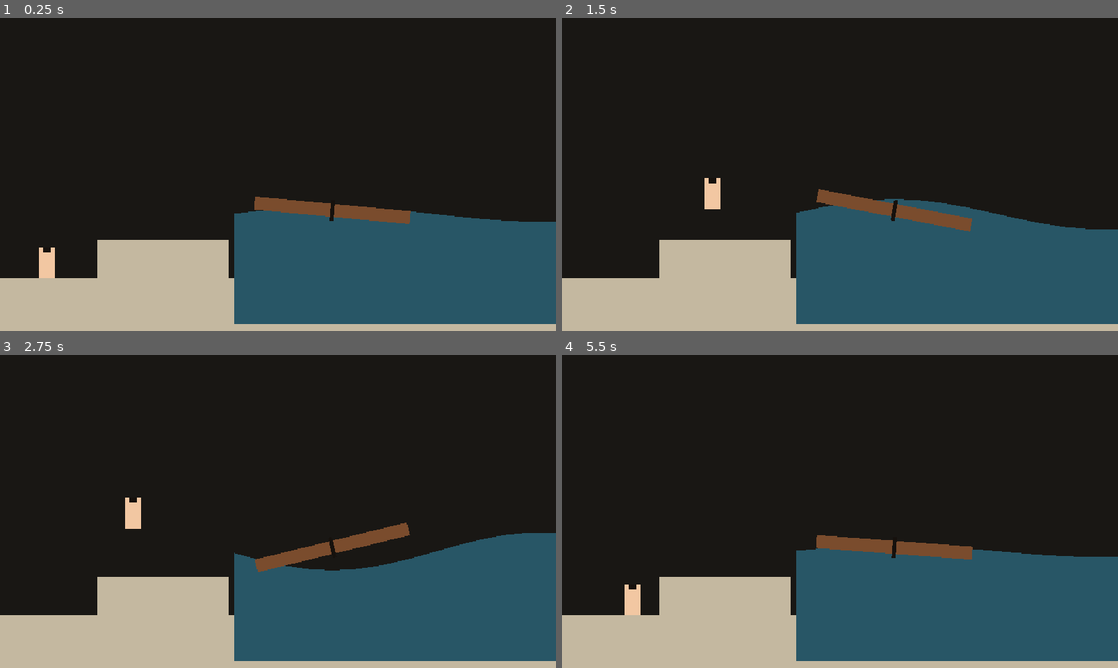
Above: before the commit, frames 1-4 (two rows, left to right).
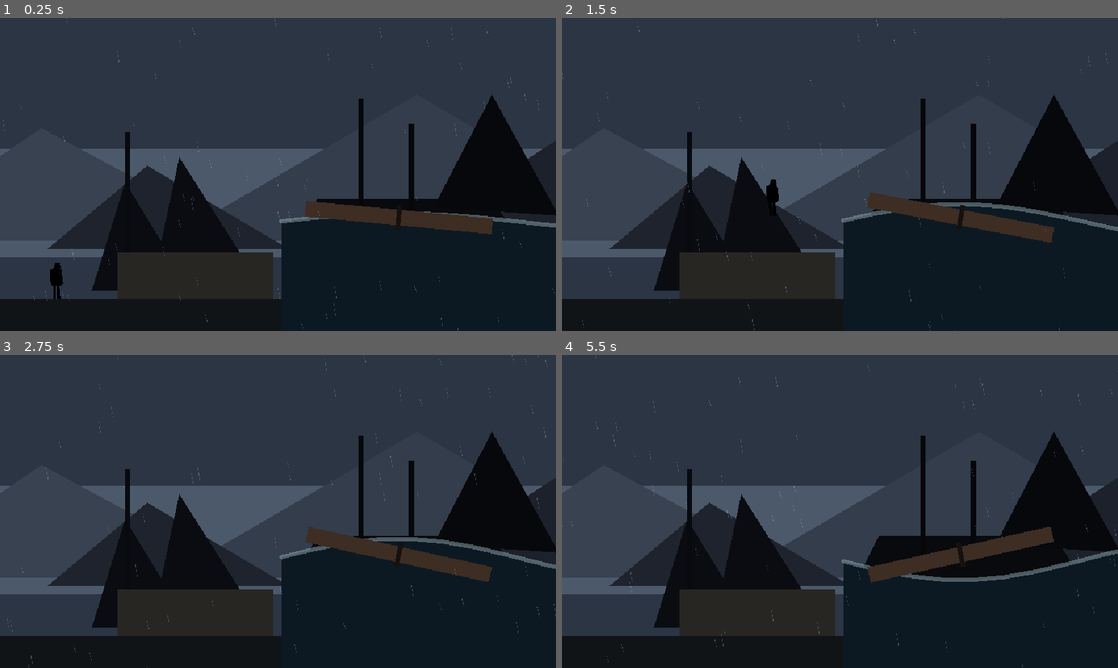
Above: after the commit, the same moments.

Repository: Tomcat11111111/ichigo
Game: Godot game, scene res://scenes/mechanic_sandbox/mechanic_sandbox.tscn
The game is run twice, just before and just after one commit, with the same random seed, the same clock (stepped at 60 frames per second) and the same inputs.
Inputs:
- Up to frame 1 (0.25 s): no input
- Up to frame 2 (1.5 s): tap Enter at 0.5 s; hold Shift (sprint, bound only after the commit) 0.53-1.28 s; hold D (move_right) from 0.53 s (still down); tap Space (jump) at 0.77, 0.8, 1.07, 1.35 s
- Up to frame 3 (2.75 s): tap Space (jump) at 1.52, 1.82, 2.3 s; tap Shift (sprint, bound only after the commit) at 1.55 s; release D (move_right) at 2.03 s; hold A (move_left) from 2.03 s (still down); hold Shift (sprint, bound only after the commit) from 2.03 s (still down)
- Up to frame 4 (5.5 s): release A (move_left) at 2.78 s; release Shift (sprint, bound only after the commit) at 2.78 s; hold D (move_right) 2.78-4.28 s; tap Shift (sprint, bound only after the commit) at 2.85, 4.35 s; tap Space (jump) at 3.02, 3.32, 3.6, 3.77, 4.07, 4.52, 4.82, 5.3 s; hold A (move_left) 4.28-5.03 s; hold D (move_right) from 5.03 s (still down); hold Shift (sprint, bound only after the commit) from 5.03 s (still down)

The runs differ from the first frame. In frame 1, 91% of the frame differs, in the area x 0-100%, y 0-100%; in frame 2, 91%; in frame 3, 92%; in frame 4, 91%.

Commit message:
third

Diff:
--- a/scenes/mechanic_sandbox/deck.gd
+++ b/scenes/mechanic_sandbox/deck.gd
@@ -5,7 +5,13 @@
 const PERIOD := 4.0
 const MAX_ANGLE := deg_to_rad(15.0)
 
+@export var phase_offset := 0.0
+
 var phase := 0.0
+
+
+func _ready() -> void:
+	phase = phase_offset
 
 
 func _physics_process(delta: float) -> void:
--- /dev/null
+++ b/scenes/mechanic_sandbox/distant_layer.gd
@@ -0,0 +1,20 @@
+extends Node2D
+
+@export var camera_path: NodePath
+# Share of camera motion this layer keeps. 1 stays locked to the level.
+@export var follow := 0.3
+
+var _camera: Camera2D
+var _base_x := 0.0
+var _start_cam_x := 0.0
+
+
+func _ready() -> void:
+	_camera = get_node(camera_path) as Camera2D
+	_base_x = global_position.x
+	_start_cam_x = _camera.global_position.x
+
+
+func _process(_delta: float) -> void:
+	var dx := _camera.global_position.x - _start_cam_x
+	global_position.x = _base_x + dx * (1.0 - follow)
--- a/scenes/mechanic_sandbox/mechanic_sandbox.tscn
+++ b/scenes/mechanic_sandbox/mechanic_sandbox.tscn
@@ -1,8 +1,10 @@
-[gd_scene load_steps=8 format=3]
+[gd_scene load_steps=10 format=3]
 
 [ext_resource type="Script" path="res://scenes/mechanic_sandbox/deck.gd" id="1_deck"]
 [ext_resource type="Script" path="res://scenes/mechanic_sandbox/player.gd" id="2_player"]
 [ext_resource type="Script" path="res://scenes/mechanic_sandbox/sea.gd" id="3_sea"]
+[ext_resource type="Script" path="res://scenes/mechanic_sandbox/distant_layer.gd" id="4_distant"]
+[ext_resource type="Script" path="res://scenes/mechanic_sandbox/rain.gd" id="5_rain"]
 
 [sub_resource type="RectangleShape2D" id="RectangleShape2D_ground"]
 size = Vector2(1800, 150)
@@ -20,17 +22,121 @@
 
 [node name="Camera2D" type="Camera2D" parent="."]
 position = Vector2(800, 581.25)
-zoom = Vector2(0.6, 0.6)
-
-[node name="Background" type="Polygon2D" parent="."]
-color = Color(0.09803922, 0.09019608, 0.07843138, 1)
-polygon = PackedVector2Array(-40, 80, 1840, 80, 1840, 1100, -40, 1100)
+zoom = Vector2(0.72, 0.72)
+
+[node name="Sky" type="Polygon2D" parent="."]
+color = Color(0.17, 0.21, 0.27, 1)
+polygon = PackedVector2Array(-400, -200, 4600, -200, 4600, 1100, -400, 1100)
+
+[node name="Horizon" type="Polygon2D" parent="."]
+color = Color(0.3, 0.35, 0.42, 1)
+polygon = PackedVector2Array(-400, 520, 4600, 520, 4600, 780, -400, 780)
+
+[node name="Mountains" type="Node2D" parent="."]
+script = ExtResource("4_distant")
+camera_path = NodePath("../Camera2D")
+follow = 0.25
+
+[node name="Peak1" type="Polygon2D" parent="Mountains"]
+color = Color(0.22, 0.26, 0.32, 1)
+polygon = PackedVector2Array(-200, 740, 200, 470, 700, 740)
+
+[node name="Peak2" type="Polygon2D" parent="Mountains"]
+color = Color(0.2, 0.24, 0.3, 1)
+polygon = PackedVector2Array(500, 740, 1100, 390, 1700, 740)
+
+[node name="Peak3" type="Polygon2D" parent="Mountains"]
+color = Color(0.23, 0.27, 0.33, 1)
+polygon = PackedVector2Array(1500, 740, 2100, 440, 2700, 740)
+
+[node name="Peak4" type="Polygon2D" parent="Mountains"]
+color = Color(0.2, 0.24, 0.3, 1)
+polygon = PackedVector2Array(2400, 740, 3100, 360, 3800, 740)
+
+[node name="Peak5" type="Polygon2D" parent="Mountains"]
+color = Color(0.22, 0.26, 0.32, 1)
+polygon = PackedVector2Array(3500, 740, 4100, 480, 4700, 740)
+
+[node name="FarWrecks" type="Node2D" parent="."]
+script = ExtResource("4_distant")
+camera_path = NodePath("../Camera2D")
+follow = 0.5
+
+[node name="HullA" type="Polygon2D" parent="FarWrecks"]
+color = Color(0.12, 0.14, 0.18, 1)
+polygon = PackedVector2Array(180, 760, 420, 560, 760, 760)
+
+[node name="HullB" type="Polygon2D" parent="FarWrecks"]
+color = Color(0.11, 0.13, 0.17, 1)
+polygon = PackedVector2Array(980, 770, 1400, 500, 1860, 770)
+
+[node name="HullC" type="Polygon2D" parent="FarWrecks"]
+color = Color(0.12, 0.14, 0.18, 1)
+polygon = PackedVector2Array(2100, 770, 2580, 470, 3100, 770)
+
+[node name="HullD" type="Polygon2D" parent="FarWrecks"]
+color = Color(0.11, 0.13, 0.17, 1)
+polygon = PackedVector2Array(3200, 770, 3600, 520, 4080, 770)
+
+[node name="Wrecks" type="Node2D" parent="."]
+
+[node name="LeftRuin" type="Polygon2D" parent="Wrecks"]
+color = Color(0.04, 0.05, 0.07, 1)
+polygon = PackedVector2Array(220, 860, 300, 600, 460, 860)
+
+[node name="LeftPost" type="Polygon2D" parent="Wrecks"]
+color = Color(0.03, 0.04, 0.06, 1)
+polygon = PackedVector2Array(300, 860, 312, 860, 312, 480, 300, 480)
+
+[node name="LeftMass" type="Polygon2D" parent="Wrecks"]
+color = Color(0.04, 0.05, 0.07, 1)
+polygon = PackedVector2Array(360, 870, 430, 540, 640, 870)
+
+[node name="Pier" type="Polygon2D" parent="Wrecks"]
+color = Color(0.035, 0.04, 0.055, 1)
+polygon = PackedVector2Array(700, 760, 760, 640, 1180, 640, 1260, 760)
+
+[node name="PierPeak" type="Polygon2D" parent="Wrecks"]
+color = Color(0.03, 0.035, 0.05, 1)
+polygon = PackedVector2Array(1040, 660, 1180, 390, 1340, 680)
+
+[node name="PileA" type="Polygon2D" parent="Wrecks"]
+color = Color(0.025, 0.03, 0.04, 1)
+polygon = PackedVector2Array(860, 700, 872, 700, 872, 400, 860, 400)
+
+[node name="PileB" type="Polygon2D" parent="Wrecks"]
+color = Color(0.025, 0.03, 0.04, 1)
+polygon = PackedVector2Array(980, 690, 994, 690, 994, 460, 980, 460)
+
+[node name="Hull" type="Polygon2D" parent="Wrecks"]
+color = Color(0.03, 0.035, 0.05, 1)
+polygon = PackedVector2Array(1360, 760, 1480, 640, 1680, 620, 1840, 280, 1980, 460, 2040, 760)
+
+[node name="HullPost" type="Polygon2D" parent="Wrecks"]
+color = Color(0.025, 0.03, 0.04, 1)
+polygon = PackedVector2Array(1768, 520, 1782, 520, 1782, 250, 1768, 250)
+
+[node name="Collapse" type="Polygon2D" parent="Wrecks"]
+color = Color(0.035, 0.04, 0.055, 1)
+polygon = PackedVector2Array(2060, 760, 2160, 560, 2460, 520, 2620, 760)
+
+[node name="CollapsePeak" type="Polygon2D" parent="Wrecks"]
+color = Color(0.03, 0.035, 0.05, 1)
+polygon = PackedVector2Array(2320, 560, 2480, 340, 2640, 620)
+
+[node name="Stern" type="Polygon2D" parent="Wrecks"]
+color = Color(0.035, 0.04, 0.055, 1)
+polygon = PackedVector2Array(2860, 760, 2960, 640, 3320, 640, 3420, 760)
+
+[node name="SternPeak" type="Polygon2D" parent="Wrecks"]
+color = Color(0.03, 0.035, 0.05, 1)
+polygon = PackedVector2Array(3000, 650, 3160, 280, 3320, 650)
 
 [node name="Ground" type="StaticBody2D" parent="."]
 position = Vector2(900, 956.25)
 
 [node name="Polygon2D" type="Polygon2D" parent="Ground"]
-color = Color(0.76862746, 0.72156864, 0.627451, 1)
+color = Color(0.07, 0.08, 0.09, 1)
 polygon = PackedVector2Array(-900, -75, 900, -75, 900, 75, -900, 75)
 
 [node name="CollisionShape2D" type="CollisionShape2D" parent="Ground"]
@@ -40,7 +146,7 @@
 position = Vector2(468.75, 825)
 
 [node name="Polygon2D" type="Polygon2D" parent="Platform"]
-color = Color(0.76862746, 0.72156864, 0.627451, 1)
+color = Color(0.16, 0.15, 0.14, 1)
 polygon = PackedVector2Array(-187.5, -56.25, 187.5, -56.25, 187.5, 56.25, -187.5, 56.25)
 
 [node name="CollisionShape2D" type="CollisionShape2D" parent="Platform"]
@@ -50,13 +156,20 @@
 script = ExtResource("3_sea")
 deck_path = NodePath("../Deck")
 
+[node name="Crest" type="Line2D" parent="Sea"]
+width = 10.0
+default_color = Color(0.62, 0.72, 0.74, 0.45)
+joint_mode = 2
+begin_cap_mode = 2
+end_cap_mode = 2
+
 [node name="Deck" type="AnimatableBody2D" parent="."]
 position = Vector2(956.25, 684.375)
 sync_to_physics = true
 script = ExtResource("1_deck")
 
 [node name="Polygon2D" type="Polygon2D" parent="Deck"]
-color = Color(0.47843137, 0.29803923, 0.1764706, 1)
+color = Color(0.24, 0.18, 0.14, 1)
 polygon = PackedVector2Array(-225, -18.75, 225, -18.75, 225, 18.75, -225, 18.75)
 
 [node name="Pivot" type="Polygon2D" parent="Deck"]
@@ -65,6 +178,60 @@
 
 [node name="CollisionShape2D" type="CollisionShape2D" parent="Deck"]
 shape = SubResource("RectangleShape2D_deck")
+
+[node name="Deck2" type="AnimatableBody2D" parent="."]
+position = Vector2(1586.25, 684.375)
+sync_to_physics = true
+script = ExtResource("1_deck")
+phase_offset = 3.141592653589793
+
+[node name="Polygon2D" type="Polygon2D" parent="Deck2"]
+color = Color(0.24, 0.18, 0.14, 1)
+polygon = PackedVector2Array(-225, -18.75, 225, -18.75, 225, 18.75, -225, 18.75)
+
+[node name="Pivot" type="Polygon2D" parent="Deck2"]
+color = Color(0.08627451, 0.06666667, 0.050980393, 1)
+polygon = PackedVector2Array(-5.625, -30, 5.625, -30, 5.625, 30, -5.625, 30)
+
+[node name="CollisionShape2D" type="CollisionShape2D" parent="Deck2"]
+shape = SubResource("RectangleShape2D_deck")
+
+[node name="Deck3" type="AnimatableBody2D" parent="."]
+position = Vector2(2306.25, 684.375)
+sync_to_physics = true
+script = ExtResource("1_deck")
+
+[node name="Polygon2D" type="Polygon2D" parent="Deck3"]
+color = Color(0.24, 0.18, 0.14, 1)
+polygon = PackedVector2Array(-225, -18.75, 225, -18.75, 225, 18.75, -225, 18.75)
+
+[node name="Pivot" type="Polygon2D" parent="Deck3"]
+color = Color(0.08627451, 0.06666667, 0.050980393, 1)
+polygon = PackedVector2Array(-5.625, -30, 5.625, -30, 5.625, 30, -5.625, 30)
+
+[node name="CollisionShape2D" type="CollisionShape2D" parent="Deck3"]
+shape = SubResource("RectangleShape2D_deck")
+
+[node name="Deck4" type="AnimatableBody2D" parent="."]
+position = Vector2(3116.25, 684.375)
+sync_to_physics = true
+script = ExtResource("1_deck")
+phase_offset = 3.141592653589793
+
+[node name="Polygon2D" type="Polygon2D" parent="Deck4"]
+color = Color(0.24, 0.18, 0.14, 1)
+polygon = PackedVector2Array(-225, -18.75, 225, -18.75, 225, 18.75, -225, 18.75)
+
+[node name="Pivot" type="Polygon2D" parent="Deck4"]
+color = Color(0.08627451, 0.06666667, 0.050980393, 1)
+polygon = PackedVector2Array(-5.625, -30, 5.625, -30, 5.625, 30, -5.625, 30)
+
+[node name="CollisionShape2D" type="CollisionShape2D" parent="Deck4"]
+shape = SubResource("RectangleShape2D_deck")
+
+[node name="Rain" type="Node2D" parent="."]
+script = ExtResource("5_rain")
+camera_path = NodePath("../Camera2D")
 
 [node name="Player" type="CharacterBody2D" parent="."]
 position = Vector2(135, 866.25)
@@ -72,13 +239,23 @@
 sea_path = NodePath("../Sea")
 camera_path = NodePath("../Camera2D")
 
-[node name="Body" type="Polygon2D" parent="Player"]
-color = Color(0.9490196, 0.78039217, 0.63529414, 1)
-polygon = PackedVector2Array(-22.5, -90, 22.5, -90, 22.5, 0, -22.5, 0)
-
-[node name="Up" type="Polygon2D" parent="Player"]
-color = Color(0.08627451, 0.06666667, 0.050980393, 1)
-polygon = PackedVector2Array(-11.25, -90, 11.25, -90, 11.25, -75, -11.25, -75)
+[node name="Visual" type="Node2D" parent="Player"]
+
+[node name="LegL" type="Polygon2D" parent="Player/Visual"]
+color = Color(0, 0, 0, 1)
+polygon = PackedVector2Array(-8, -36, -1, -36, -1, 0, -7, 0)
+
+[node name="LegR" type="Polygon2D" parent="Player/Visual"]
+color = Color(0, 0, 0, 1)
+polygon = PackedVector2Array(1, -36, 7, -36, 11, 0, 2, 0)
+
+[node name="Coat" type="Polygon2D" parent="Player/Visual"]
+color = Color(0, 0, 0, 1)
+polygon = PackedVector2Array(-14, -72, 12, -72, 16, -40, 11, -32, -10, -32, -15, -46)
+
+[node name="Head" type="Polygon2D" parent="Player/Visual"]
+color = Color(0, 0, 0, 1)
+polygon = PackedVector2Array(-7, -74, -2, -90, 8, -88, 11, -78, 7, -68, -6, -68, -9, -74)
 
 [node name="CollisionShape2D" type="CollisionShape2D" parent="Player"]
 position = Vector2(0, -45)
--- a/scenes/mechanic_sandbox/player.gd
+++ b/scenes/mechanic_sandbox/player.gd
@@ -4,12 +4,14 @@
 # enlarged deck and platforms stay reachable. Change only after a playtest.
 const LEVEL_SCALE := 90.0 / 48.0
 const SPEED := 180.0 * LEVEL_SCALE
+# The design doc binds no sprint cap. 300 px/s is the previous sandbox value.
+const SPRINT_SPEED := 300.0 * LEVEL_SCALE
 const JUMP_SPEED := 420.0 * LEVEL_SCALE
 const GRAVITY := 1200.0 * LEVEL_SCALE
 const SLIDE_ANGLE := deg_to_rad(12.0)
 const FLOOR_BIAS := 40.0 * LEVEL_SCALE
 const LEVEL_LEFT := 0.0
-const LEVEL_RIGHT := 1800.0
+const LEVEL_RIGHT := 3760.0
 # Top of the 90px body rectangle. Feet stay at the origin.
 const HEAD_LOCAL := Vector2(0, -90)
 const Sea := preload("res://scenes/mechanic_sandbox/sea.gd")
@@ -20,11 +22,13 @@
 var _slide_speed := 0.0
 var _sea: Sea
 var _camera: Camera2D
+var _visual: Node2D
 var _drowned := false
 
 
 func _ready() -> void:
 	floor_snap_length = 12.0 * LEVEL_SCALE
+	_visual = get_node_or_null("Visual") as Node2D
 	if not sea_path.is_empty():
 		_sea = get_node(sea_path) as Sea
 	if not camera_path.is_empty():
@@ -34,6 +38,7 @@
 	_bind_key(&"move_right", KEY_D)
 	_bind_key(&"move_right", KEY_RIGHT)
 	_bind_key(&"jump", KEY_SPACE)
+	_bind_key(&"sprint", KEY_SHIFT)
 
 
 func _physics_process(delta: float) -> void:
@@ -43,7 +48,7 @@
 
 	if jumping:
 		_slide_speed = 0.0
-		velocity = Vector2(input_x * SPEED, -JUMP_SPEED)
+		velocity = Vector2(input_x * _move_speed(), -JUMP_SPEED)
 		rotation = deck.rotation if deck != null else 0.0
 	elif deck != null:
 		rotation = deck.rotation
@@ -51,13 +56,14 @@
 	elif is_on_floor():
 		rotation = 0.0
 		_slide_speed = 0.0
-		velocity = Vector2(input_x * SPEED, 0.0)
+		velocity = Vector2(input_x * _move_speed(), 0.0)
 	else:
 		rotation = 0.0
 		_slide_speed = 0.0
-		velocity.x = input_x * SPEED
+		velocity.x = input_x * _move_speed()
 		velocity.y += GRAVITY * delta
 
+	_face(input_x)
 	move_and_slide()
 	_follow_player()
 	if _head_is_underwater():
@@ -67,7 +73,7 @@
 
 func _apply_deck_motion(surface_angle: float, input_x: float, delta: float) -> void:
 	var tangent := Vector2.RIGHT.rotated(surface_angle)
-	var control := tangent * input_x * SPEED
+	var control := tangent * input_x * _move_speed()
 	if abs(surface_angle) > SLIDE_ANGLE:
 		var downhill := tangent if tangent.dot(Vector2.DOWN) > 0.0 else -tangent
 		_slide_speed += GRAVITY * sin(abs(surface_angle)) * delta
@@ -76,6 +82,20 @@
 		_slide_speed = 0.0
 		velocity = control
 	velocity -= Vector2.UP.rotated(surface_angle) * FLOOR_BIAS
+
+
+func _face(input_x: float) -> void:
+	if _visual == null or input_x == 0.0:
+		return
+	var magnitude := absf(_visual.scale.x)
+	# Unflipped parts point to the right.
+	_visual.scale.x = magnitude if input_x > 0.0 else -magnitude
+
+
+func _move_speed() -> float:
+	if Input.is_action_pressed(&"sprint"):
+		return SPRINT_SPEED
+	return SPEED
 
 
 func _follow_player() -> void:
--- /dev/null
+++ b/scenes/mechanic_sandbox/rain.gd
@@ -0,0 +1,44 @@
+extends Node2D
+
+const DROP_COUNT := 90
+const VIEW_HALF := Vector2(760, 460)
+const FALL := 820.0
+const WIND := 160.0
+
+@export var camera_path: NodePath
+
+var _camera: Camera2D
+var _drops := PackedVector2Array()
+var _lengths := PackedFloat32Array()
+
+
+func _ready() -> void:
+	_camera = get_node(camera_path) as Camera2D
+	for _i in DROP_COUNT:
+		_drops.append(Vector2(
+			randf_range(-VIEW_HALF.x, VIEW_HALF.x),
+			randf_range(-VIEW_HALF.y, VIEW_HALF.y)
+		))
+		_lengths.append(randf_range(14.0, 32.0))
+
+
+func _process(delta: float) -> void:
+	global_position = _camera.global_position
+	for i in DROP_COUNT:
+		var drop := _drops[i]
+		drop.x += WIND * delta
+		drop.y += FALL * delta
+		if drop.y > VIEW_HALF.y:
+			drop.y = -VIEW_HALF.y
+			drop.x = randf_range(-VIEW_HALF.x, VIEW_HALF.x)
+		elif drop.x > VIEW_HALF.x:
+			drop.x = -VIEW_HALF.x
+		_drops[i] = drop
+	queue_redraw()
+
+
+func _draw() -> void:
+	var color := Color(0.72, 0.78, 0.82, 0.28)
+	for i in DROP_COUNT:
+		var drop := _drops[i]
+		draw_line(drop, drop + Vector2(5, _lengths[i]), color, 1.0)
--- a/scenes/mechanic_sandbox/sea.gd
+++ b/scenes/mechanic_sandbox/sea.gd
@@ -1,12 +1,12 @@
 extends Polygon2D
 
-# Same period and phase as the deck tilt. The deck itself no longer heaves;
-# WAVE_HEIGHT is only the drawn surface. Geometry, not ocean art.
-const SAMPLES := 16
+# Same period and phase as the deck tilt. The deck itself no longer heaves.
+# WAVE_HEIGHT only moves the drawn surface; it is not a feel parameter.
+const SAMPLES := 40
 const LEVEL_SCALE := 90.0 / 48.0
 const LEFT := 360.0 * LEVEL_SCALE
-const RIGHT := 960.0 * LEVEL_SCALE
-const BOTTOM := 540.0 * LEVEL_SCALE
+const RIGHT := 3760.0
+const BOTTOM := 1100.0
 const WAVE_LENGTH := 640.0 * LEVEL_SCALE
 const WATERLINE := 6.0 * LEVEL_SCALE
 const WAVE_HEIGHT := 32.0 * LEVEL_SCALE
@@ -15,11 +15,13 @@
 
 var _deck: Deck
 var _wave := 0.0
+var _crest: Line2D
 
 
 func _ready() -> void:
 	_deck = get_node(deck_path) as Deck
-	color = Color(0.16, 0.34, 0.4, 1)
+	_crest = get_node_or_null("Crest") as Line2D
+	color = Color(0.05, 0.1, 0.14, 1)
 	_rebuild()
 
 
@@ -38,10 +40,13 @@
 
 
 func _rebuild() -> void:
-	var points := PackedVector2Array()
+	var surface := PackedVector2Array()
 	for i in SAMPLES + 1:
 		var x := lerpf(LEFT, RIGHT, float(i) / SAMPLES)
-		points.append(Vector2(x, surface_y(x)))
+		surface.append(Vector2(x, surface_y(x)))
+	var points := surface.duplicate()
 	points.append(Vector2(RIGHT, BOTTOM))
 	points.append(Vector2(LEFT, BOTTOM))
 	polygon = points
+	if _crest != null:
+		_crest.points = surface
Not shown, added: scenes/mechanic_sandbox/distant_layer.gd.uid
Not shown, added: scenes/mechanic_sandbox/rain.gd.uid
